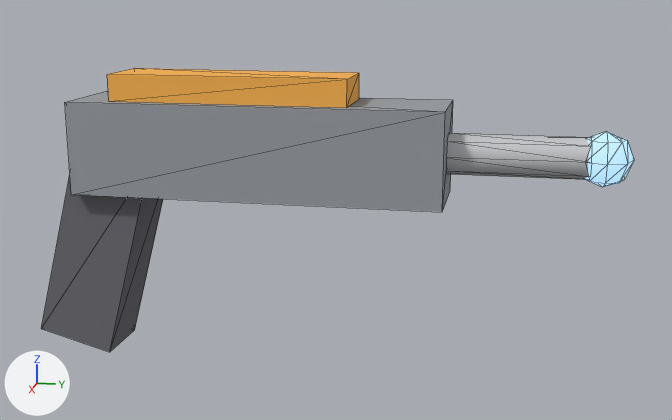
The Blender file blender/orbital_dock.blend: old version first, new version second.
Both versions are drawn from a 50 mm camera at (0.671, 0.271, 0.122) aimed at (-0.005, 0.136, -0.047). Lighting does not change. The marker at lower left points along +X, +Y and +Z. The picture after the commit comes second. Mesh edges are drawn as thin lines.

In view in the first picture: 'repair_tool'.
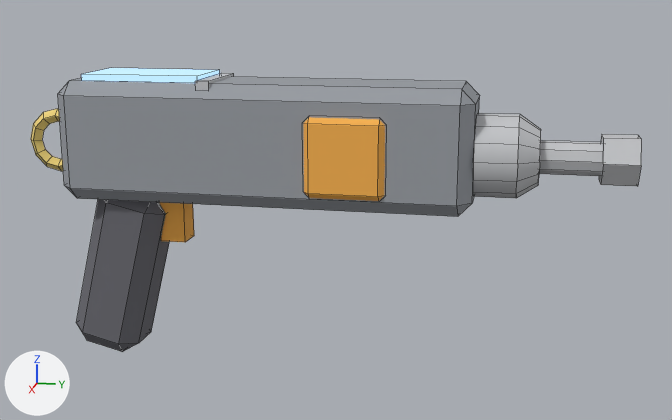
What differs and where, as boxes (x1, y1, x2, y2) in the pictures (672 x 420 px):
'repair_tool', reshaped
    before: (41, 68, 634, 352)
    after: (31, 68, 642, 352)
part 1 of me_repair_tool, added (orange)
    after: (159, 202, 194, 242)
part 2 of me_repair_tool, added
    after: (81, 68, 220, 83)
part 3 of me_repair_tool, added
    after: (195, 73, 234, 90)
part 4 of me_repair_tool, added
    after: (539, 140, 603, 176)
part 5 of me_repair_tool, added
    after: (599, 134, 642, 186)
part 6 of me_repair_tool, rebuilt
    before: (41, 175, 163, 352)
    after: (76, 199, 170, 352)
part 7 of me_repair_tool, rebuilt (9% wider, 17% taller)
    before: (65, 92, 453, 212)
    after: (58, 77, 480, 217)
part 8 of me_repair_tool, added (yellow)
    after: (31, 109, 63, 171)
part 9 of me_repair_tool, added
    after: (473, 113, 541, 198)
part 10 of me_repair_tool, added (orange)
    after: (303, 117, 385, 201)
part 11 of me_repair_tool, deleted
    before: (585, 131, 634, 187)
part 12 of me_repair_tool, deleted (orange)
    before: (107, 68, 359, 108)
part 13 of me_repair_tool, deleted
    before: (446, 133, 590, 180)

The change in detail:
Material 'handrail' (mat_handrail) is new.
Its base color is (0.86, 0.66, 0.2) (yellow #efd47c).
Its roughness is 0.781.
Its specular tint is (1.0, 0.9, 0.6) (beige #fff3cb).
me_repair_tool is used by ob_repair_tool; location (0.0, 0.0, 0.0); rotation (1.571, 0.0, 0.0), in degrees (90, 0, 0).
me_repair_tool had 68 vertices, 116 faces and spanned x -0.035..0.035, y -0.165..0.055, z -0.35..0.1.
me_repair_tool now has 230 vertices, 192 faces and spans x -0.04..0.04, y -0.169..0.055, z -0.352..0.11.
me_repair_tool part 1: a new loose piece, a box spanning x -0.01..0.01, y -0.075..-0.035, z -0.02..0.0, in mat_trim_orange (orange #f9b350).
me_repair_tool part 2: a new loose piece, a box spanning x -0.026..0.026, y 0.05..0.055, z -0.04..0.05, in mat_engine_glow (grey #7c7c7c, glowing blue #aadaff).
me_repair_tool part 3: a new loose piece, a box spanning x -0.03..0.03, y 0.045..0.052, z -0.05..-0.04, in mat_metal (light grey #c4c5c8).
me_repair_tool part 4: a new loose piece, a 10-sided cylinder along z spanning x -0.012..0.012, y -0.011..0.011, z -0.35..-0.28, in mat_metal (light grey #c4c5c8).
me_repair_tool part 5: a new loose piece, a 6-sided cylinder along z spanning x -0.019..0.019, y -0.016..0.016, z -0.352..-0.328, in mat_metal (light grey #c4c5c8).
me_repair_tool part 6: the loose piece of 8 vertices spanning x -0.025..0.025, y -0.165..0.005, z 0.0..0.1 is rebuilt with 24 vertices and now spans x -0.025..0.025, y -0.169..-0.031, z -0.005..0.075.
me_repair_tool part 7: the loose piece of 8 vertices spanning x -0.035..0.035, y -0.035..0.035, z -0.22..0.06 is rebuilt with 24 vertices and now spans x -0.036..0.036, y -0.04..0.05, z -0.24..0.07.
me_repair_tool part 8: a new loose piece of 60 vertices spanning x -0.005..0.005, y -0.025..0.025, z 0.06..0.11, in mat_handrail (yellow #efd47c).
me_repair_tool part 9: a new loose piece of 42 vertices spanning x -0.03..0.03, y -0.029..0.029, z -0.285..-0.24, in mat_metal (light grey #c4c5c8).
me_repair_tool part 10: a new loose piece of 24 vertices spanning x -0.04..0.04, y -0.03..0.03, z -0.18..-0.12, in mat_trim_orange (orange #f9b350).
me_repair_tool part 11: the loose piece of 26 vertices spanning x -0.02..0.02, y -0.02..0.02, z -0.35..-0.31 is deleted.
me_repair_tool part 12: the loose piece of 8 vertices spanning x -0.025..0.025, y 0.035..0.055, z -0.15..0.03 is deleted.
Part 13, on me_repair_tool:
18 vertices are removed from x -0.015..0.015, y -0.015..0.015, z -0.32..-0.22.
32 faces are deleted.
me_repair_tool gains material mat_handrail (yellow #efd47c).
